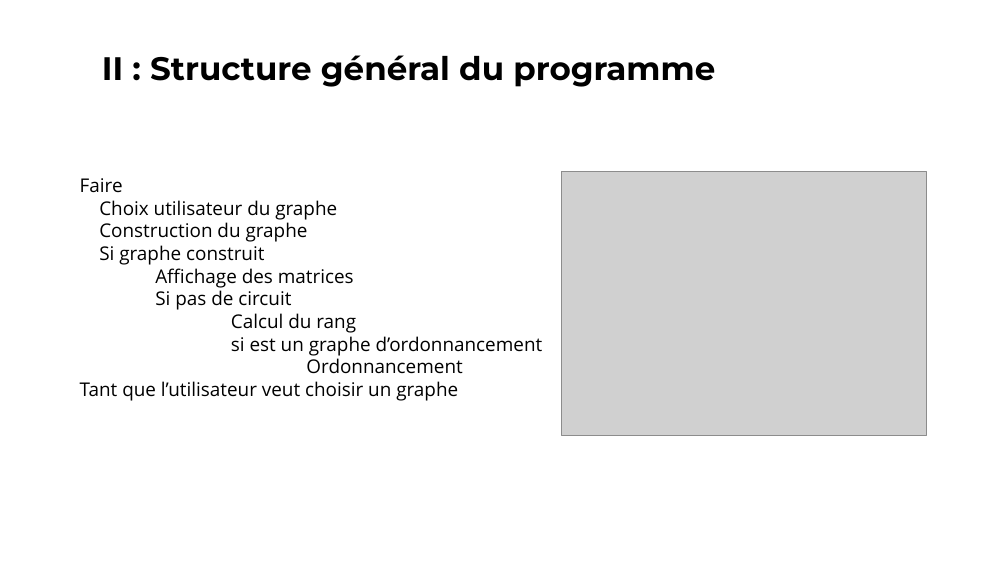
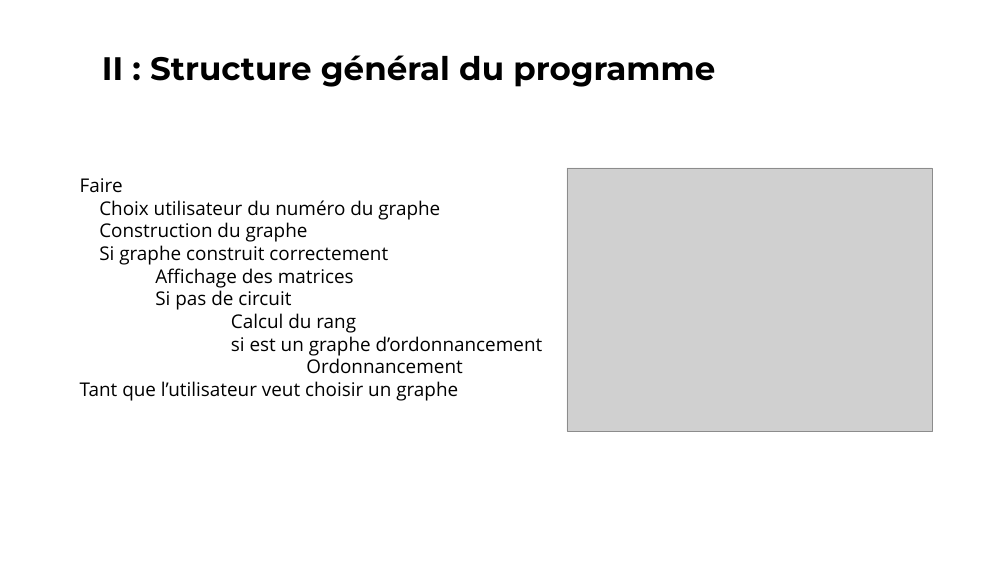
Before and after one commit to vincentdbs/ProjetTheorieDesGraphes, a slide deck: slide 4 of A4_Presentation.pptx (slide 3 before the commit). Drawn at 1008x567 pixels with LibreOffice and Linux fonts; fonts in the diff are those of the drawing; grey boxes stand for pictures. Boxes give left, top, right and bottom in pixels: in the first picture for what was removed or moved away, otherwise in the second. Text is boxed around its words. In the diff, an @@ line names an element or a change of style, - is before the commit and + after.

```diff
--- a/A4_Presentation.pptx
+++ b/A4_Presentation.pptx
@@ picture: place and size @@
-picture at <box>561,172,926,435</box>
+picture at <box>567,168,932,431</box>
@@ text at <box>99,200,440,220</box>: text changed @@
-Choix utilisateur du graphe
+Choix utilisateur du numéro du graphe
@@ text at <box>99,245,388,265</box>: text changed @@
-Si graphe construit
+Si graphe construit correctement
```
Also in this commit, not shown: 5 other slides changed, 5 slides added.
